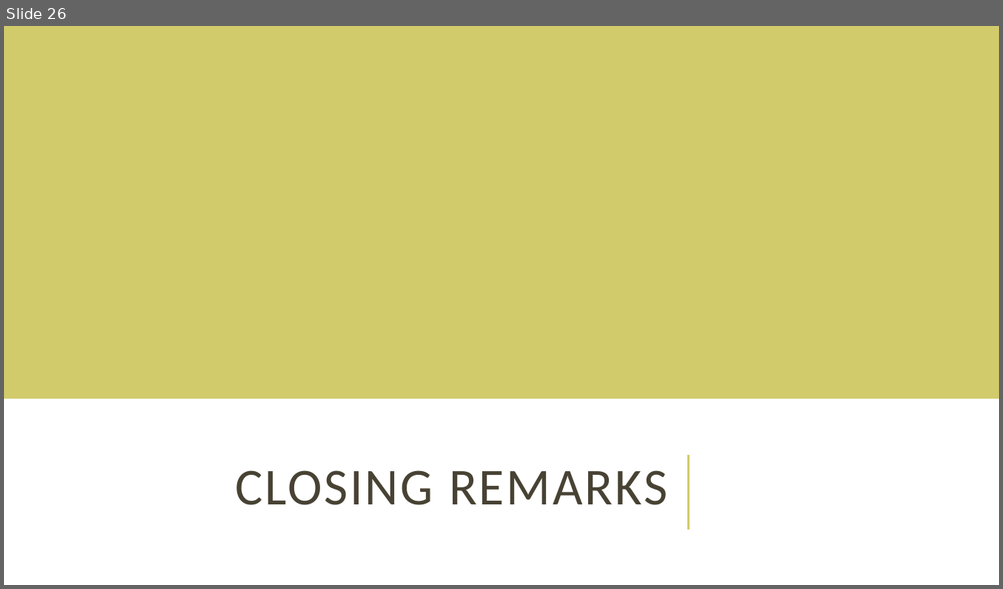
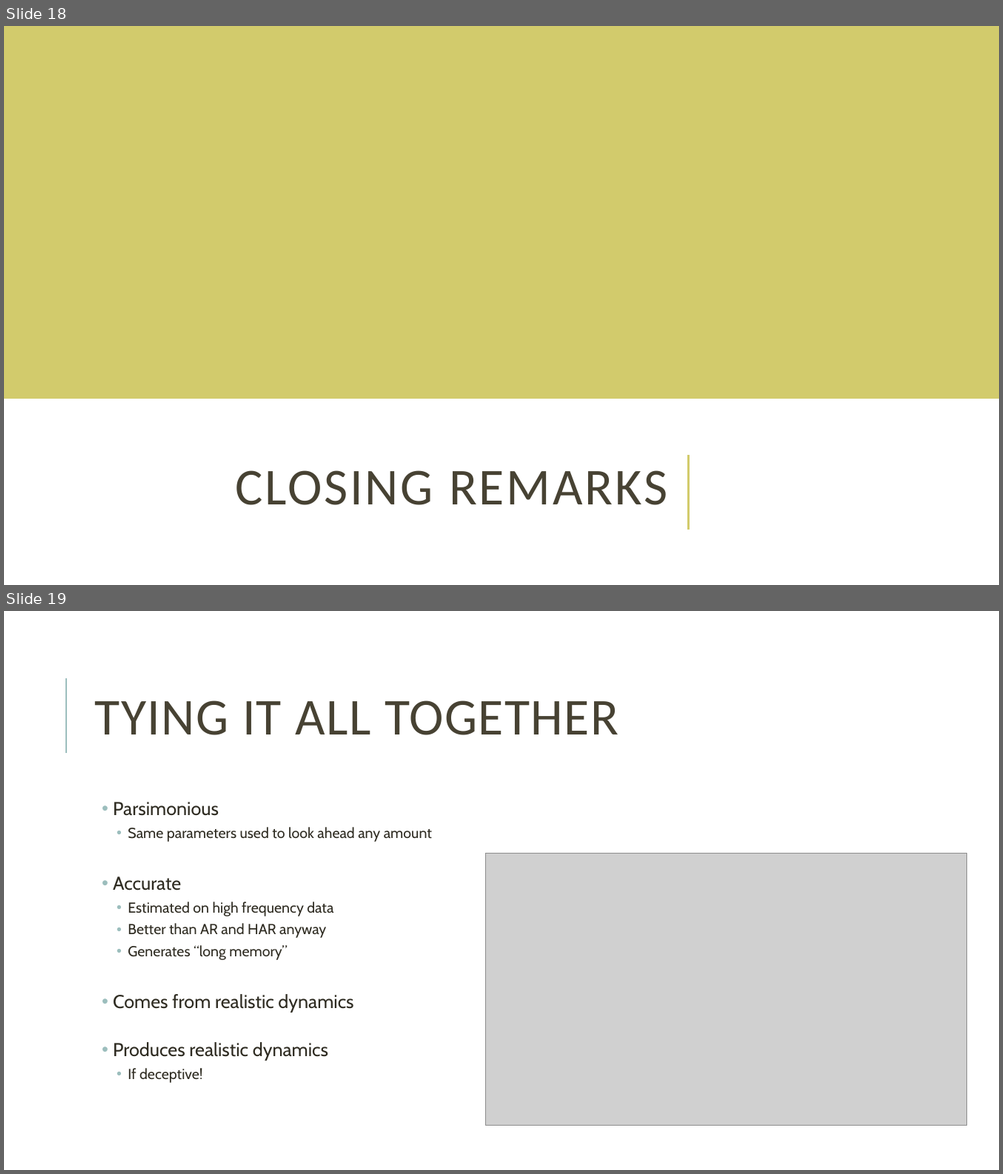
Before and after one commit to ef4s/RoughVol, a slide deck: Volatility Is Rough.pptx. Shown one above the other, each under a label of ours: slide 26 before the commit, slides 18 and 19 after it. The pictures are 1003x589 and 1003x1174 pixels, drawn with LibreOffice and Linux fonts; fonts in the diff are those of the drawing; grey boxes stand for pictures. Boxes give left, top, right and bottom in pixels: in the first picture for what was removed or moved away, otherwise in the second. Text is boxed around its words. In the diff, an @@ line names an element or a change of style, - is before the commit and + after.

```diff
--- a/Volatility Is Rough.pptx
+++ b/Volatility Is Rough.pptx
@@ slide 19 added at (4,611,999,1170), background #FFFFFF @@
@@ line added from (66, 753) to (66, 678), #9CBEBD 1.5 pt @@
@@ title added at (95,701,618,735), 50 pt, text #474233 @@
+TYING IT ALL TOGETHER
@@ text added at (113,802,432,1083), 14 pt, text #2E2B21 @@
+  • Parsimonious
+    • Same parameters used to look ahead any amount
+  • Accurate
+    • Estimated on high frequency data
+    • Better than AR and HAR anyway
+    • Generates “long memory”
+  • Comes from realistic dynamics
+  • Produces realistic dynamics
+    • If deceptive!
@@ picture added at (485,854,967,1126) @@
@@ what was slide 26 is now slide 18 @@
```
Also in this commit, not shown: 8 slides changed, 4 other slides added, 14 slides removed, 7 other files.
